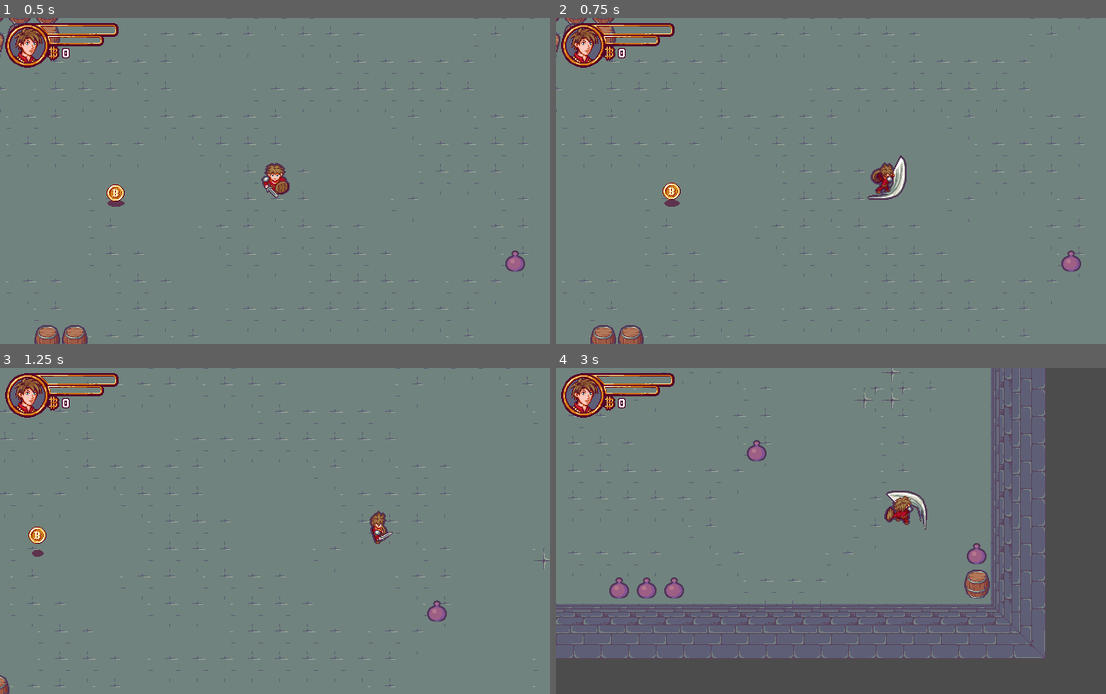
Above: before the commit, frames 1-4 (two rows, left to right).
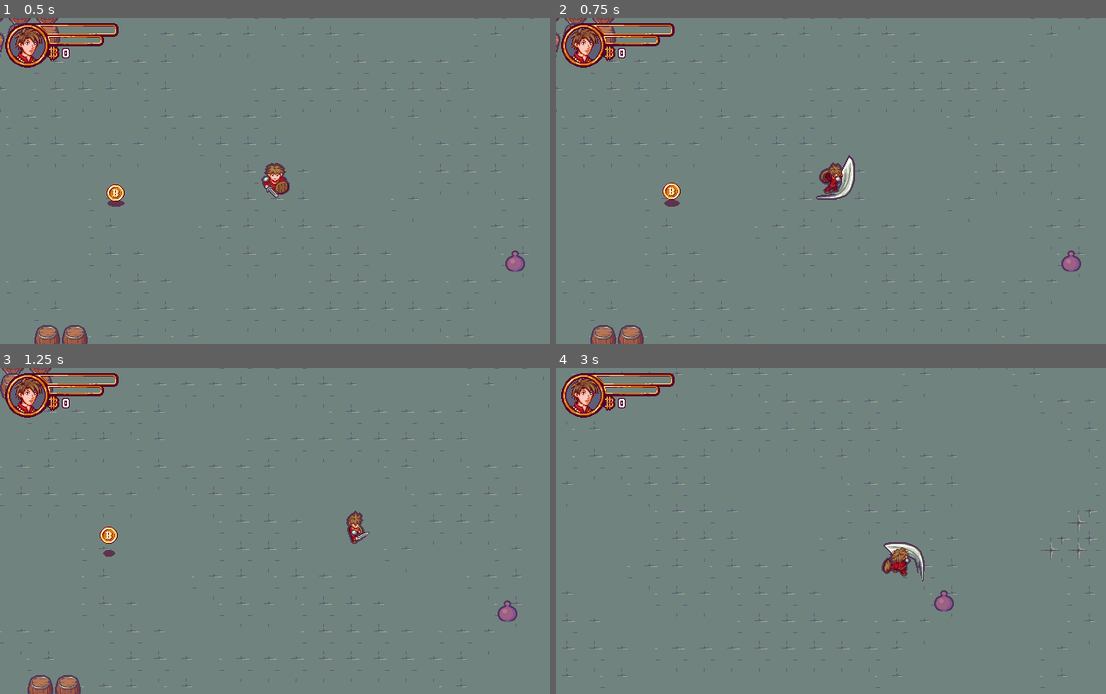
Above: after the commit, the same moments.

Repository: Franofarion/Godot-2D-ZeldIsaac-Tutorial
Game: Godot game, scene res://Scenes/Levels/Level.tscn
Same seed, same stepped clock (60 frames per second), same inputs: the game is played once before the commit and once after it. Sound files missing from this copy of the repository are replaced by a short silence.
Inputs:
- Up to frame 1 (0.5 s): no input
- Up to frame 2 (0.75 s): tap Enter (ui_accept) at 0.5 s; hold Right (ui_right) from 0.53 s (still down); hold Enter (ui_accept) from 0.53 s (still down)
- Up to frame 3 (1.25 s): keep holding Right (ui_right); keep holding Enter (ui_accept)
- Up to frame 4 (3 s): release Right (ui_right) at 1.28 s; release Enter (ui_accept) at 1.28 s; hold Down (ui_down) 1.28-2.03 s; tap Enter (ui_accept) at 1.35, 1.52, 1.82, 2.85 s; hold Right (ui_right) 2.03-2.78 s; hold Enter (ui_accept) 2.03-2.78 s; hold Up (ui_up) from 2.78 s (still down)

Frame 1 is identical in both runs. In frame 2, 1.1% of the frame differs, in the area x 47-64%, y 42-56%; in frame 3, 4.6%; in frame 4, 45%, in the area x 0-100%, y 0-100%.

Commit message:
stop character while attacking, coin particule follow player, jar collision remove before end of animation

Diff:
--- a/Scenes/Character/Character.gd
+++ b/Scenes/Character/Character.gd
@@ -54,6 +54,8 @@
 
 #### BUILT-IN ####
 func _process(_delta: float) -> void:
+	if state == STATE.ATTACK:
+		return
 	var __ = move_and_slide(moving_direction * speed)
 
 func _input(_event: InputEvent) -> void:
@@ -65,14 +67,11 @@
 	# .normalized => slow down diagonal movement
 	set_moving_direction(dir.normalized())
 
-	if Input.is_action_just_pressed('ui_accept'):
+	if Input.is_action_pressed('ui_accept'):
 		set_state(STATE.ATTACK)
 
 	if state != STATE.ATTACK:
-		if moving_direction == Vector2.ZERO:
-			set_state(STATE.IDLE)
-		else:
-			set_state(STATE.MOVE)
+		_change_state_from_moving_direction()
 
 #### LOGIC ####
 
@@ -85,6 +84,8 @@
 		STATE.IDLE: state_name = 'Idle'
 		STATE.MOVE: state_name = 'Move'
 		STATE.ATTACK: state_name = 'Attack'
+
+	print('update animation ' + state_name + dir_name)
 
 	animated_sprite.play(state_name + dir_name)
 
@@ -123,12 +124,17 @@
 
 	return false
 
+func _change_state_from_moving_direction() -> void:
+	if moving_direction == Vector2.ZERO:
+			set_state(STATE.IDLE)
+	else:
+		set_state(STATE.MOVE)
+
 #### SIGNAL RESPONSES ####
 
 func _on_AnimatedSprite_animation_finished():
 	if 'Attack'.is_subsequence_of(animated_sprite.get_animation()):
-		set_state(STATE.IDLE)
-
+		_change_state_from_moving_direction()
 
 func _on_state_changed():
 	if state == STATE.ATTACK:
--- a/Scenes/InteractiveObjects/Coin/Coin.gd
+++ b/Scenes/InteractiveObjects/Coin/Coin.gd
@@ -23,7 +23,7 @@
 	animation_player.play("Wave")
 
 func _physics_process(delta: float) -> void:
-	if state == STATE.FOLLOW:
+	if state != STATE.IDLE:
 		var target_pos = target.get_position()
 		var spd = speed * delta
 
@@ -36,16 +36,17 @@
 #### LOGIC ####
 
 func collect() -> void:
-	state = STATE.COLLECT
-	coin_sprite.set_visible(false)
-	shadow_sprite.set_visible(false)
-	particule.set_emitting(true)
-	audio_stream.play()
+	if state != STATE.COLLECT:
+		state = STATE.COLLECT
+		coin_sprite.set_visible(false)
+		shadow_sprite.set_visible(false)
+		particule.set_emitting(true)
+		audio_stream.play()
 
-	EVENTS.emit_signal("coin_collected")
+		EVENTS.emit_signal("coin_collected")
 
-	yield(audio_stream, "finished")
-	queue_free()
+		yield(audio_stream, "finished")
+		queue_free()
 
 #### SIGNAL RESPONSES ####
 
--- a/Scenes/InteractiveObjects/Jar/Jar.gd
+++ b/Scenes/InteractiveObjects/Jar/Jar.gd
@@ -16,9 +16,9 @@
 		return
 	state = STATE.BREAKING
 	animated_sprite.play('Break')
+	colision_shape.set_disabled(true)
 
 
 func _on_AnimatedSprite_animation_finished():
 	if animated_sprite.get_animation() == 'Break':
 		state = STATE.BROKEN
-		colision_shape.set_disabled(true)
